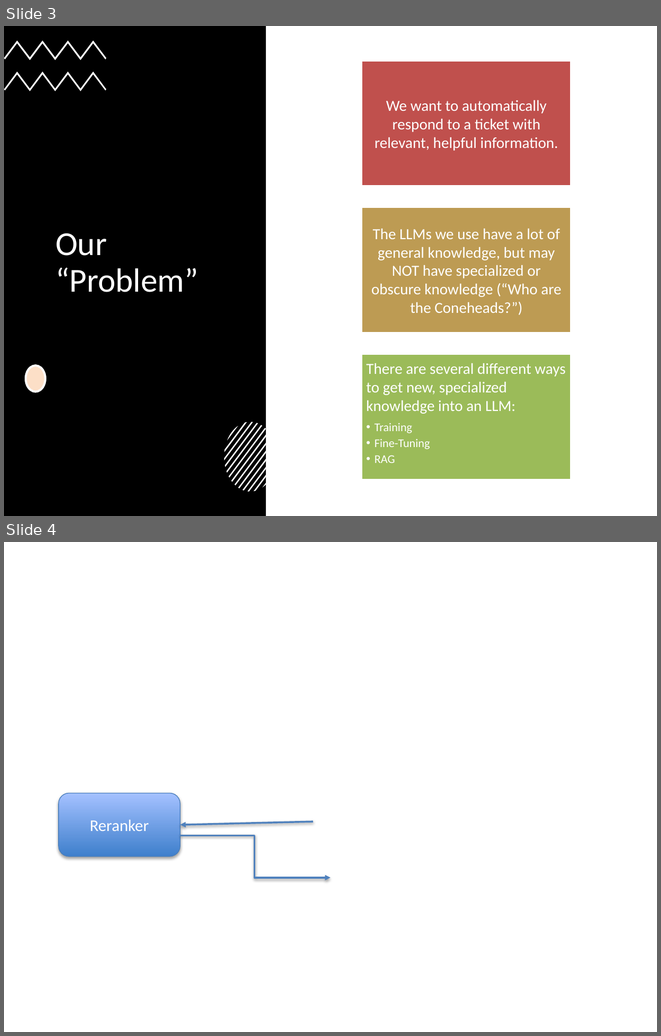
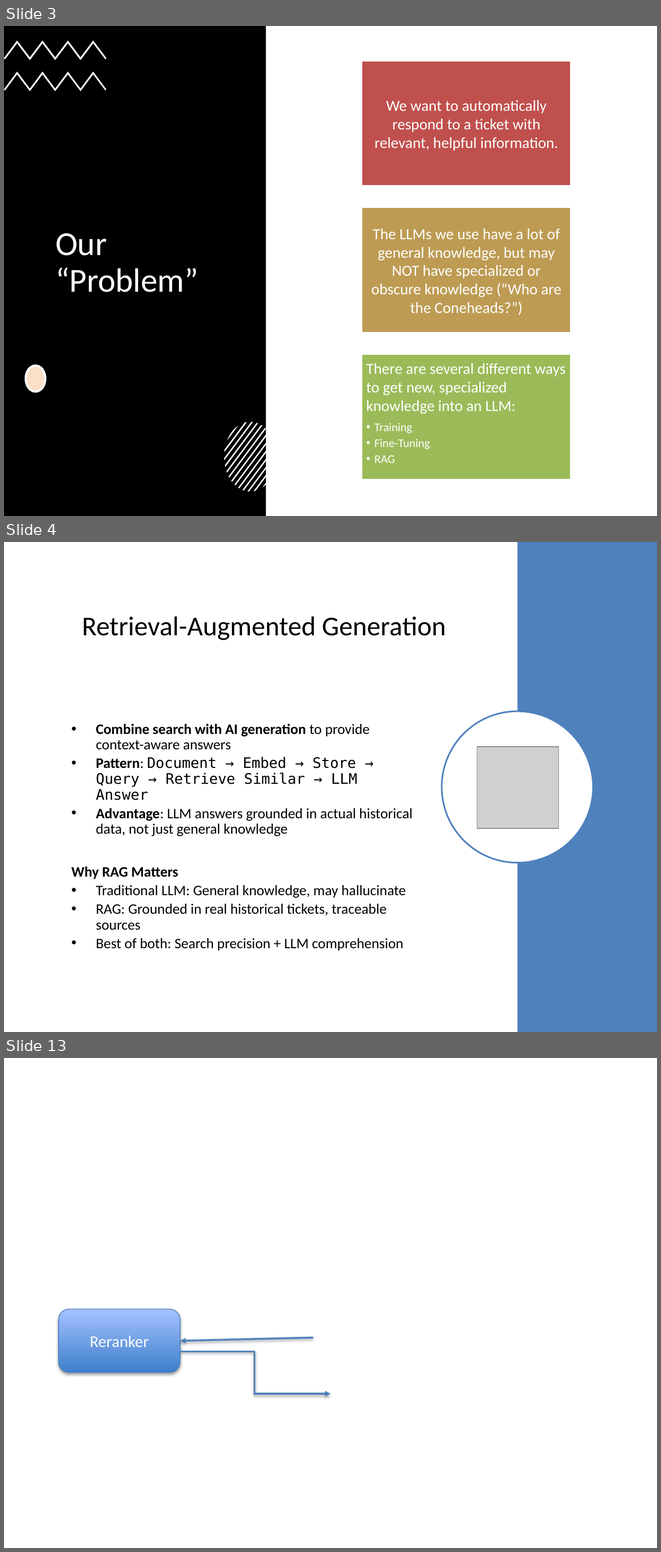
Before and after one commit to tniccum21/LLM_Class, a slide deck: Week06/Week06.pptx. Shown one above the other, each under a label of ours: slides 3 and 4 before the commit, slides 3, 4 and 13 after it; the slides between them are not shown. The pictures are 661x1036 and 661x1552 pixels, drawn with LibreOffice and Linux fonts; fonts in the diff are those of the drawing; grey boxes stand for pictures; background and template pictures are left out. Boxes give left, top, right and bottom in pixels: in the first picture for what was removed or moved away, otherwise in the second. Text is boxed around its words. In the diff, an @@ line names an element or a change of style, - is before the commit and + after.

```diff
--- a/Week06/Week06.pptx
+++ b/Week06/Week06.pptx
@@ slide 4 added at bbox=[4, 542, 657, 1032], background #FFFFFF @@
@@ rectangle added at bbox=[517, 542, 657, 1032], fill #4F81BD @@
@@ title added at bbox=[82, 616, 446, 640], 30 pt, text #000000 @@
+Retrieval-Augmented Generation
@@ ellipse added at bbox=[441, 711, 593, 863], fill #FFFFFF, outline #4F81BD 1.75 pt @@
@@ text added at bbox=[71, 723, 413, 951], 16 pt, text #000000 @@
+• Combine search with AI generation to provide context-aware answers
+• Pattern: Document → Embed → Store → Query → Retrieve Similar → LLM Answer
+• Advantage: LLM answers grounded in actual historical data, not just general knowledge
+Why RAG Matters
+• Traditional LLM: General knowledge, may hallucinate
+• RAG: Grounded in real historical tickets, traceable sources
+• Best of both: Search precision + LLM comprehension
@@ picture added at bbox=[477, 747, 559, 828] @@
@@ what was slide 4 is now slide 13 @@
```
Also in this commit, not shown: 8 other slides added, 5 slides removed, 14 other files.
